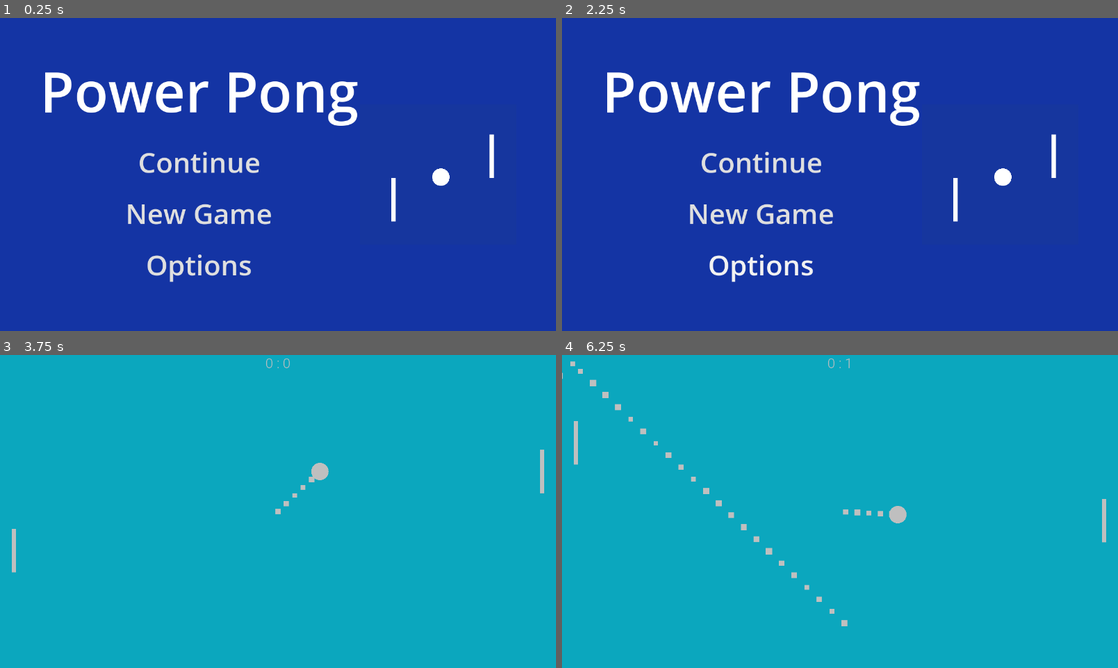
Above: before the commit, frames 1-4 (two rows, left to right).
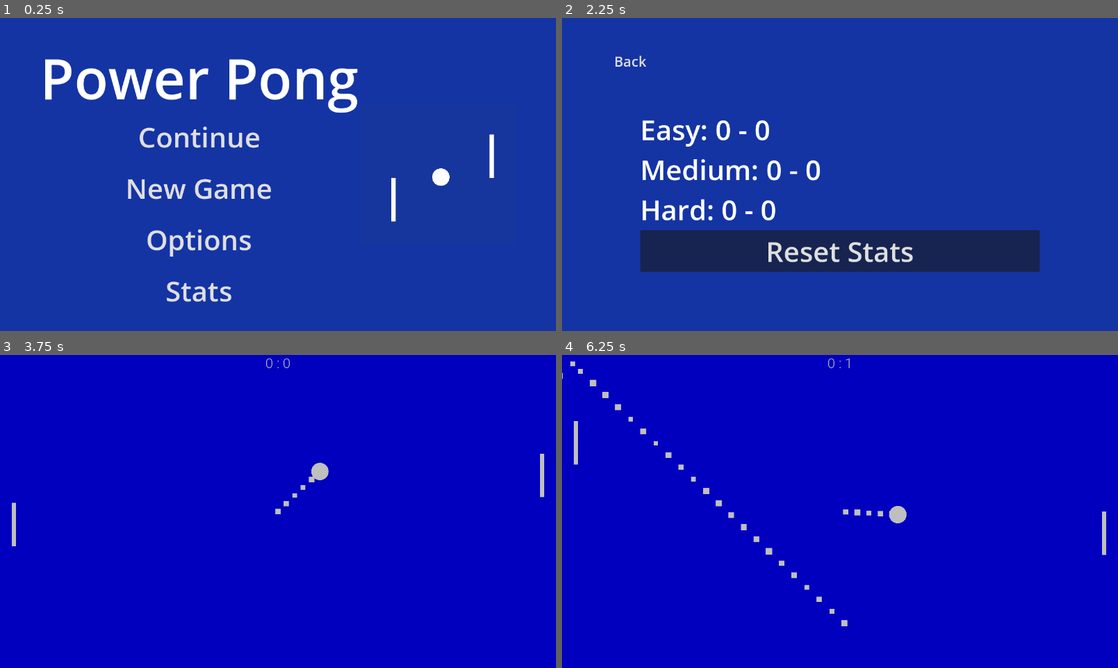
Above: after the commit, the same moments.

Repository: tjreed15/pong
Game: Godot game, scene res://scenes/menu/Menu.tscn
The game is run twice, just before and just after one commit, with the same random seed, the same clock (stepped at 60 frames per second) and the same inputs.
Inputs (mouse positions are in pixels of both pictures, inside the frame that each line leads up to):
- Up to frame 1 (0.25 s): no input
- Up to frame 2 (2.25 s): click "Options" at 0.5 s; click (628, 61) at 1.25 s, where only the run after the commit has a clickable "Back"; click (762, 290) at 2 s, where only the run after the commit has a clickable "Stats"
- Up to frame 3 (3.75 s): click (66, 398) at 2.75 s, where only the run after the commit has a clickable "Back"; click "New Game" at 3.5 s
- Up to frame 4 (6.25 s): move the mouse to (962, 495) at 4.27 s; hold Shift (rotate, bound only after the commit) 4.28-5.03 s; move the mouse to (728, 527) at 5.02 s; tap Shift (rotate, bound only after the commit) at 5.1 s; move the mouse to (895, 442) at 5.77 s; hold Shift (rotate, bound only after the commit) from 5.78 s (still down)

The runs differ from the first frame. In frame 1, 7.5% of the frame differs, in the area x 8-65%, y 13-91%; in frame 2, 16%; in frame 3, 100%, in the area x 0-100%, y 0-100%; in frame 4, 99%.

Commit message:
Added settings and stats

Diff:
--- a/godot/controllers/AIController.gd
+++ b/godot/controllers/AIController.gd
@@ -1,7 +1,7 @@
 class_name AIController extends Node
 
-@export var maxSpeed: float = 1000.0
-@export var deviations: float = 3 # Number of stdevs to fall on paddle
+@export var maxSpeed: float = 500 # 1000.0
+@export var deviations: float = 1 # 3 # Number of stdevs to fall on paddle
 @export var lingerSpeed: float = maxSpeed/2.0
 
 @onready var paddle: Paddle = self.get_parent()
--- a/godot/controllers/PlayerController.gd
+++ b/godot/controllers/PlayerController.gd
@@ -4,5 +4,10 @@
 @onready var paddle: Paddle = get_parent()
 
 func _physics_process(_delta: float) -> void:
-	var vel = Vector2(0, get_viewport().get_mouse_position().y - self.paddle.global_position.y)
-	self.paddle.move_and_collide(vel)
+	var pos = get_viewport().get_mouse_position()
+
+	if Input.is_action_pressed("rotate"):
+		self.paddle.look_at(pos)
+	else:
+		var vel = Vector2(0, pos.y - self.paddle.global_position.y)
+		self.paddle.move_and_collide(vel)
--- a/godot/core/Ball.gd
+++ b/godot/core/Ball.gd
@@ -18,15 +18,14 @@
 func _physics_process(delta: float) -> void:
 	var collisionInfo = self.move_and_collide(self.velocity * delta)
 	if collisionInfo:
-		self.velocity = self.__get_velocity_from_collision(collisionInfo)
+		self.set_direction(self.velocity.bounce(collisionInfo.get_normal()))
 		SignalBus.ball_collided.emit(self, collisionInfo.get_collider())
 
 func set_speed(speed: float) -> void:
 	self.velocity = self.velocity.normalized() * clampf(speed, MIN_SPEED, MAX_SPEED)
 
-func __get_velocity_from_collision(collisionInfo: KinematicCollision2D) -> Vector2:
-	var vel = self.velocity.bounce(collisionInfo.get_normal())
-	var normalized_vel = Vector2(abs(vel.x), vel.y).normalized()
+func set_direction(direction: Vector2) -> void:
+	var normalized_vel = Vector2(abs(direction.x), direction.y).normalized()
 	var angle = clamp(normalized_vel.angle(), -MAX_BOUNCE_ANGLE, MAX_BOUNCE_ANGLE)
 	var vel_dir = Vector2.RIGHT.rotated(angle)
-	return Vector2(vel_dir.x * sign(vel.x), vel_dir.y) * min(vel.length(), MAX_SPEED)
+	self.velocity = Vector2(vel_dir.x * sign(direction.x), vel_dir.y) * min(direction.length(), MAX_SPEED)
--- a/godot/core/Ball.tscn
+++ b/godot/core/Ball.tscn
@@ -19,7 +19,7 @@
 radius = 20.0
 height = 40.0
 
-[node name="Ball" type="CharacterBody2D" groups=["Balls"]]
+[node name="Ball" type="CharacterBody2D" groups=["Balls", "Persist"]]
 motion_mode = 1
 wall_min_slide_angle = 0.0
 script = ExtResource("1_ea8pi")
--- a/godot/core/Paddle.tscn
+++ b/godot/core/Paddle.tscn
@@ -5,7 +5,7 @@
 [sub_resource type="RectangleShape2D" id="RectangleShape2D_xfiet"]
 size = Vector2(10, 100)
 
-[node name="Paddle" type="CharacterBody2D" groups=["Paddles"]]
+[node name="Paddle" type="CharacterBody2D" groups=["Paddles", "Persist"]]
 script = ExtResource("1_m44k1")
 
 [node name="ColorRect" type="ColorRect" parent="."]
--- /dev/null
+++ b/godot/persistence/DataStore.gd
@@ -0,0 +1,26 @@
+extends Node
+
+@onready var gameStats: GameStats = GameStats.loadGameStats()
+@onready var globalSettings: GlobalSettings = GlobalSettings.loadSettings()
+
+
+func tallyGame(win: bool) -> Error:
+	var level = self.globalSettings.difficultyLevel
+	var count: WinLossCount = self.gameStats.winLossCount[level]
+	if win:
+		count.wins += 1
+	else:
+		count.losses += 1
+	return self.gameStats.saveGameStats()
+
+func reset_game_stats() -> Error:
+	self.gameStats = GameStats.new()
+	return self.gameStats.saveGameStats()
+
+func set_difficulty(level: Difficulty.Level) -> Error:
+	self.globalSettings.difficultyLevel = level
+	return self.globalSettings.saveSettings()
+
+func set_winning_score(score: int) -> Error:
+	self.globalSettings.winningScore = score
+	return self.globalSettings.saveSettings()
--- /dev/null
+++ b/godot/persistence/Difficulty.gd
@@ -0,0 +1,7 @@
+class_name Difficulty extends Object
+
+enum Level {
+	Easy,
+	Medium,
+	Hard,
+}
--- /dev/null
+++ b/godot/persistence/GameStats.gd
@@ -0,0 +1,20 @@
+class_name GameStats extends Resource
+
+const SAVE_FILE: String = "user://game_stats.res"
+
+@export var winLossCount: Dictionary = {
+	Difficulty.Level.Easy: WinLossCount.new(),
+	Difficulty.Level.Medium: WinLossCount.new(),
+	Difficulty.Level.Hard: WinLossCount.new(),
+}
+
+static func loadGameStats() -> GameStats:
+	if ResourceLoader.exists(SAVE_FILE):
+		var stats = ResourceLoader.load(SAVE_FILE)
+		print(stats)
+		if stats is GameStats:
+			return stats
+	return GameStats.new()
+
+func saveGameStats() -> Error:
+	return ResourceSaver.save(self, SAVE_FILE)
--- /dev/null
+++ b/godot/persistence/GlobalSettings.gd
@@ -0,0 +1,17 @@
+class_name GlobalSettings extends Resource
+
+const SAVE_FILE: String = "user://gloabl_settings.res"
+
+@export var difficultyLevel: Difficulty.Level = Difficulty.Level.Easy
+@export var winningScore: int = 7
+
+static func loadSettings() -> GlobalSettings:
+	if ResourceLoader.exists(SAVE_FILE):
+		var settings = ResourceLoader.load(SAVE_FILE)
+		print(settings)
+		if settings is GlobalSettings:
+			return settings
+	return GlobalSettings.new()
+
+func saveSettings() -> Error:
+	return ResourceSaver.save(self, SAVE_FILE)
--- /dev/null
+++ b/godot/persistence/WinLossCount.gd
@@ -0,0 +1,4 @@
+class_name WinLossCount extends Resource
+
+@export var wins = 0
+@export var losses = 0
--- a/godot/project.godot
+++ b/godot/project.godot
@@ -17,6 +17,7 @@
 [autoload]
 
 SignalBus="*res://utils/SignalBus.gd"
+DataStore="*res://persistence/DataStore.gd"
 
 [display]
 
@@ -31,6 +32,11 @@
 "events": [Object(InputEventKey,"resource_local_to_scene":false,"resource_name":"","device":-1,"window_id":0,"alt_press …(182 unchanged characters)…
 ]
 }
+rotate={
+"deadzone": 0.5,
+"events": [Object(InputEventKey,"resource_local_to_scene":false,"resource_name":"","device":-1,"window_id":0,"alt_pressed":false,"shift_pressed":false,"ctrl_pressed":false,"meta_pressed":false,"pressed":false,"keycode":0,"physical_keycode":4194325,"key_label":0,"unicode":0,"echo":false,"script":null)
+]
+}
 
 [physics]
 
--- a/godot/scenes/main/Main.gd
+++ b/godot/scenes/main/Main.gd
@@ -1,7 +1,5 @@
 extends Node
 
-
-const WINNING_SCORE = 7
 const SCORE_DELIMETER = " : "
 const END_GAME_TIME = 1.5
 
@@ -9,15 +7,19 @@
 @onready var ball: Ball = $Ball
 @onready var player1: Player = $Player1
 @onready var player2: Player = $Player2
+@onready var aiController: AIController = $Player2/Paddle/AIController
 @onready var server: Player = self.player1
 @onready var playerScores: Dictionary = {str(player1): 0, str(player2): 0}
 
 func _ready() -> void:
-	serve()
+	var difficulty = DataStore.globalSettings.difficultyLevel
+	self.aiController.maxSpeed = (difficulty+2) * 250
+	self.aiController.deviations = difficulty + 1
+	self.serve()
 
 func serve() -> void:
 	self.ball.position = Constants.SCREEN_CENTER
-	self.ball.velocity = self.server.get_normal().rotated(randf_range(-PI/4, PI/4))
+	self.ball.set_direction(self.server.get_normal().rotated(randf_range(-PI/4, PI/4)))
 	self.ball.set_speed(self.ball.initial_speed)
 
 func update_score(scorer: Player) -> int:
@@ -29,6 +31,7 @@
 	return self.playerScores[str(scorer)]
 
 func end_game(winner: Player) -> void:
+	DataStore.tallyGame(winner == self.player1)
 	self.scoreLabel.text += "\n" + winner.player_name + " wins!"
 	self.ball.queue_free()
 	var exploder = PlayerExploder.new()
@@ -36,12 +39,11 @@
 	await get_tree().create_timer(END_GAME_TIME).timeout
 	get_tree().change_scene_to_file("res://scenes/menu/Menu.tscn")
 
-
 func _on_player_scored_on(player: Player) -> void:
 	self.server = player
 	var scorer = self.__get_other_player(player)
 
-	if self.update_score(scorer) < WINNING_SCORE:
+	if self.update_score(scorer) < DataStore.globalSettings.winningScore:
 		self.serve()
 	else:
 		self.end_game(scorer)
--- a/godot/scenes/main/Main.tscn
+++ b/godot/scenes/main/Main.tscn
@@ -30,7 +30,7 @@
 anchor_bottom = 1.0
 grow_horizontal = 2
 grow_vertical = 2
-color = Color(0.0588235, 0.87451, 0.996078, 1)
+color = Color(0, 0, 0.996078, 1)
 
 [node name="ScoreLabel" type="Label" parent="."]
 anchors_preset = 10
@@ -104,7 +104,7 @@
 visible = false
 
 [node name="CanvasModulate" type="CanvasModulate" parent="."]
-color = Color(0.75, 0.75, 0.75, 1)
+color = Color(0.74902, 0.74902, 0.74902, 1)
 
 [connection signal="scored_on" from="Player1/Goal" to="." method="_on_player_scored_on"]
 [connection signal="scored_on" from="Player2/Goal" to="." method="_on_player_scored_on"]
--- a/godot/scenes/menu/Menu.gd
+++ b/godot/scenes/menu/Menu.gd
@@ -1,15 +1,21 @@
 extends ColorRect
 
-const MAIN_SCENE = preload("res://scenes/main/Main.tscn")
+const MAIN_SCENE = "res://scenes/main/Main.tscn"
+const STATS_SCENE = "res://scenes/menu/Stats.tscn"
+const SETTINGS_SCENE = "res://scenes/menu/Settings.tscn"
 
 
 func _on_continue_pressed() -> void:
-	get_tree().change_scene_to_packed(MAIN_SCENE)
+	print("continue")
 
 
 func _on_new_game_pressed() -> void:
-	get_tree().change_scene_to_packed(MAIN_SCENE)
+	get_tree().change_scene_to_file(MAIN_SCENE)
 
 
 func _on_options_pressed() -> void:
-	print("options")
+	get_tree().change_scene_to_file(SETTINGS_SCENE)
+
+
+func _on_stats_pressed() -> void:
+	get_tree().change_scene_to_file(STATS_SCENE)
--- a/godot/scenes/menu/Menu.tscn
+++ b/godot/scenes/menu/Menu.tscn
@@ -81,6 +81,16 @@
 theme_override_styles/focus = SubResource("StyleBoxEmpty_ly2w2")
 text = "Options"
 
+[node name="Stats" type="Button" parent="MarginContainer/HSplitContainer/VBoxContainer/MenuOptions"]
+layout_mode = 2
+theme_override_font_sizes/font_size = 64
+theme_override_styles/normal = SubResource("StyleBoxEmpty_ydys4")
+theme_override_styles/hover = SubResource("StyleBoxEmpty_ob3t1")
+theme_override_styles/pressed = SubResource("StyleBoxEmpty_abf7f")
+theme_override_styles/disabled = SubResource("StyleBoxEmpty_dsp4i")
+theme_override_styles/focus = SubResource("StyleBoxEmpty_ly2w2")
+text = "Stats"
+
 [node name="CenterContainer" type="CenterContainer" parent="MarginContainer/HSplitContainer"]
 layout_mode = 2
 size_flags_horizontal = 3
@@ -92,3 +102,4 @@
 [connection signal="pressed" from="MarginContainer/HSplitContainer/VBoxContainer/MenuOptions/Continue" to="." method="_on_continue_pressed"]
 [connection signal="pressed" from="MarginContainer/HSplitContainer/VBoxContainer/MenuOptions/New Game" to="." method="_on_new_game_pressed"]
 [connection signal="pressed" from="MarginContainer/HSplitContainer/VBoxContainer/MenuOptions/Options" to="." method="_on_options_pressed"]
+[connection signal="pressed" from="MarginContainer/HSplitContainer/VBoxContainer/MenuOptions/Stats" to="." method="_on_stats_pressed"]
--- /dev/null
+++ b/godot/scenes/menu/Settings.gd
@@ -0,0 +1,22 @@
+extends ColorRect
+
+const MENU_SCENE = "res://scenes/menu/Menu.tscn"
+
+@onready var difficultyList: ItemList = %DifficultyList
+@onready var winningScore: SpinBox = %WinningScore
+
+func _ready() -> void:
+	var settings = DataStore.globalSettings
+	self.difficultyList.select(settings.difficultyLevel)
+	self.winningScore.value = settings.winningScore
+
+func _on_back_button_pressed() -> void:
+	get_tree().change_scene_to_file(MENU_SCENE)
+
+
+func _on_difficulty_list_item_selected(index: int) -> void:
+	DataStore.set_difficulty(index)
+
+
+func _on_winning_score_value_changed(value: float) -> void:
+	DataStore.set_winning_score(value)
--- /dev/null
+++ b/godot/scenes/menu/Settings.tscn
@@ -0,0 +1,100 @@
+[gd_scene load_steps=7 format=3 uid="uid://cgmncgyu5lbm0"]
+
+[ext_resource type="Script" path="res://scenes/menu/Settings.gd" id="1_frl8x"]
+
+[sub_resource type="StyleBoxEmpty" id="StyleBoxEmpty_g85o5"]
+
+[sub_resource type="StyleBoxEmpty" id="StyleBoxEmpty_gcyet"]
+
+[sub_resource type="StyleBoxEmpty" id="StyleBoxEmpty_1olwg"]
+
+[sub_resource type="StyleBoxEmpty" id="StyleBoxEmpty_bun1c"]
+
+[sub_resource type="StyleBoxEmpty" id="StyleBoxEmpty_6h731"]
+
+[node name="Settings" type="ColorRect"]
+anchors_preset = 15
+anchor_right = 1.0
+anchor_bottom = 1.0
+grow_horizontal = 2
+grow_vertical = 2
+color = Color(0.0784314, 0.203922, 0.643137, 1)
+script = ExtResource("1_frl8x")
+
+[node name="MarginContainer" type="MarginContainer" parent="."]
+layout_mode = 1
+anchors_preset = 15
+anchor_right = 1.0
+anchor_bottom = 1.0
+grow_horizontal = 2
+grow_vertical = 2
+theme_override_constants/margin_left = 120
+theme_override_constants/margin_top = 80
+theme_override_constants/margin_right = 120
+theme_override_constants/margin_bottom = 80
+
+[node name="VBoxContainer" type="VBoxContainer" parent="MarginContainer"]
+layout_mode = 2
+
+[node name="MenuOptions" type="VBoxContainer" parent="MarginContainer/VBoxContainer"]
+layout_mode = 2
+size_flags_vertical = 3
+theme_override_constants/separation = 30
+
+[node name="BackContainer" type="HBoxContainer" parent="MarginContainer/VBoxContainer/MenuOptions"]
+layout_mode = 2
+
+[node name="BackButton" type="Button" parent="MarginContainer/VBoxContainer/MenuOptions/BackContainer"]
+layout_mode = 2
+theme_override_font_sizes/font_size = 32
+theme_override_styles/normal = SubResource("StyleBoxEmpty_g85o5")
+theme_override_styles/hover = SubResource("StyleBoxEmpty_gcyet")
+theme_override_styles/pressed = SubResource("StyleBoxEmpty_1olwg")
+theme_override_styles/disabled = SubResource("StyleBoxEmpty_bun1c")
+theme_override_styles/focus = SubResource("StyleBoxEmpty_6h731")
+text = "Back"
+
+[node name="MarginContainer" type="MarginContainer" parent="MarginContainer/VBoxContainer/MenuOptions"]
+layout_mode = 2
+theme_override_constants/margin_left = 60
+theme_override_constants/margin_top = 60
+theme_override_constants/margin_right = 60
+theme_override_constants/margin_bottom = 60
+
+[node name="VBoxContainer" type="VBoxContainer" parent="MarginContainer/VBoxContainer/MenuOptions/MarginContainer"]
+layout_mode = 2
+
+[node name="DifficultyContainer" type="HBoxContainer" parent="MarginContainer/VBoxContainer/MenuOptions/MarginContainer/VBoxContainer"]
+layout_mode = 2
+
+[node name="DifficultyLabel" type="Label" parent="MarginContainer/VBoxContainer/MenuOptions/MarginContainer/VBoxContainer/DifficultyContainer"]
+layout_mode = 2
+theme_override_font_sizes/font_size = 64
+text = "Difficulty"
+
+[node name="DifficultyList" type="ItemList" parent="MarginContainer/VBoxContainer/MenuOptions/MarginContainer/VBoxContainer/DifficultyContainer"]
+unique_name_in_owner = true
+layout_mode = 2
+size_flags_horizontal = 3
+allow_reselect = true
+item_count = 3
+item_0/text = "Easy"
+item_1/text = "Medium"
+item_2/text = "Hard"
+
+[node name="WinningScoreContainer2" type="HBoxContainer" parent="MarginContainer/VBoxContainer/MenuOptions/MarginContainer/VBoxContainer"]
+layout_mode = 2
+
+[node name="WinningScoreLabel" type="Label" parent="MarginContainer/VBoxContainer/MenuOptions/MarginContainer/VBoxContainer/WinningScoreContainer2"]
+layout_mode = 2
+theme_override_font_sizes/font_size = 64
+text = "Winning Score"
+
+[node name="WinningScore" type="SpinBox" parent="MarginContainer/VBoxContainer/MenuOptions/MarginContainer/VBoxContainer/WinningScoreContainer2"]
+unique_name_in_owner = true
+layout_mode = 2
+size_flags_horizontal = 3
+
+[connection signal="pressed" from="MarginContainer/VBoxContainer/MenuOptions/BackContainer/BackButton" to="." method="_on_back_button_pressed"]
+[connection signal="item_selected" from="MarginContainer/VBoxContainer/MenuOptions/MarginContainer/VBoxContainer/DifficultyContainer/DifficultyList" to="." method="_on_difficulty_list_item_selected"]
+[connection signal="value_changed" from="MarginContainer/VBoxContainer/MenuOptions/MarginContainer/VBoxContainer/WinningScoreContainer2/WinningScore" to="." method="_on_winning_score_value_changed"]
--- /dev/null
+++ b/godot/scenes/menu/Stats.gd
@@ -0,0 +1,29 @@
+extends ColorRect
+
+const SEPARATOR_STRING: String = " - "
+const MENU_SCENE = "res://scenes/menu/Menu.tscn"
+
+@onready var easyLabel: Label = %EasyLabel
+@onready var mediumLabel: Label = %MediumLabel
+@onready var hardLabel: Label = %HardLabel
+
+func _ready() -> void:
+	self.set_labels()
+
+func set_labels() -> void:
+	var winLossCounts = DataStore.gameStats.winLossCount
+	var easyWinLossCount: WinLossCount = winLossCounts[Difficulty.Level.Easy]
+	var mediumWinLossCount: WinLossCount = winLossCounts[Difficulty.Level.Medium]
+	var hardWinLossCount: WinLossCount = winLossCounts[Difficulty.Level.Hard]
+	self.easyLabel.text = "Easy: " + str(easyWinLossCount.wins) + SEPARATOR_STRING + str(easyWinLossCount.losses)
+	self.mediumLabel.text = "Medium: " + str(mediumWinLossCount.wins) + SEPARATOR_STRING + str(mediumWinLossCount.losses)
+	self.hardLabel.text = "Hard: " + str(hardWinLossCount.wins) + SEPARATOR_STRING + str(hardWinLossCount.losses)
+
+
+func _on_back_button_pressed() -> void:
+	get_tree().change_scene_to_file(MENU_SCENE)
+
+
+func _on_reset_button_pressed() -> void:
+	DataStore.reset_game_stats()
+	self.set_labels()
--- /dev/null
+++ b/godot/scenes/menu/Stats.tscn
@@ -0,0 +1,105 @@
+[gd_scene load_steps=8 format=3 uid="uid://bc565qpwg7iv4"]
+
+[ext_resource type="Script" path="res://scenes/menu/Stats.gd" id="1_yoa68"]
+
+[sub_resource type="StyleBoxEmpty" id="StyleBoxEmpty_udktx"]
+
+[sub_resource type="StyleBoxEmpty" id="StyleBoxEmpty_84dis"]
+
+[sub_resource type="StyleBoxEmpty" id="StyleBoxEmpty_51ta7"]
+
+[sub_resource type="StyleBoxEmpty" id="StyleBoxEmpty_n0o6j"]
+
+[sub_resource type="StyleBoxEmpty" id="StyleBoxEmpty_ew4bv"]
+
+[sub_resource type="StyleBoxEmpty" id="StyleBoxEmpty_80otw"]
+
+[node name="Stats" type="ColorRect"]
+anchors_preset = 15
+anchor_right = 1.0
+anchor_bottom = 1.0
+grow_horizontal = 2
+grow_vertical = 2
+color = Color(0.0784314, 0.203922, 0.643137, 1)
+script = ExtResource("1_yoa68")
+
+[node name="MarginContainer" type="MarginContainer" parent="."]
+layout_mode = 1
+anchors_preset = 15
+anchor_right = 1.0
+anchor_bottom = 1.0
+grow_horizontal = 2
+grow_vertical = 2
+theme_override_constants/margin_left = 120
+theme_override_constants/margin_top = 80
+theme_override_constants/margin_right = 120
+theme_override_constants/margin_bottom = 80
+
+[node name="VBoxContainer" type="VBoxContainer" parent="MarginContainer"]
+layout_mode = 2
+
+[node name="MenuOptions" type="VBoxContainer" parent="MarginContainer/VBoxContainer"]
+layout_mode = 2
+size_flags_vertical = 3
+theme_override_constants/separation = 30
+
+[node name="BackContainer" type="HBoxContainer" parent="MarginContainer/VBoxContainer/MenuOptions"]
+layout_mode = 2
+
+[node name="BackButton" type="Button" parent="MarginContainer/VBoxContainer/MenuOptions/BackContainer"]
+layout_mode = 2
+theme_override_font_sizes/font_size = 32
+theme_override_styles/normal = SubResource("StyleBoxEmpty_udktx")
+theme_override_styles/hover = SubResource("StyleBoxEmpty_84dis")
+theme_override_styles/pressed = SubResource("StyleBoxEmpty_51ta7")
+theme_override_styles/disabled = SubResource("StyleBoxEmpty_n0o6j")
+theme_override_styles/focus = SubResource("StyleBoxEmpty_ew4bv")
+text = "Back"
+
+[node name="MarginContainer" type="MarginContainer" parent="MarginContainer/VBoxContainer/MenuOptions"]
+layout_mode = 2
+theme_override_constants/margin_left = 60
+theme_override_constants/margin_top = 60
+theme_override_constants/margin_right = 60
+theme_override_constants/margin_bottom = 60
+
+[node name="VBoxContainer" type="VBoxContainer" parent="MarginContainer/VBoxContainer/MenuOptions/MarginContainer"]
+layout_mode = 2
+
+[node name="EasyContainer" type="HBoxContainer" parent="MarginContainer/VBoxContainer/MenuOptions/MarginContainer/VBoxContainer"]
+layout_mode = 2
+
+[node name="EasyLabel" type="Label" parent="MarginContainer/VBoxContainer/MenuOptions/MarginContainer/VBoxContainer/EasyContainer"]
+unique_name_in_owner = true
+layout_mode = 2
+theme_override_font_sizes/font_size = 64
+theme_override_styles/normal = SubResource("StyleBoxEmpty_80otw")
+text = "Easy"
+
+[node name="MediumContainer" type="HBoxContainer" parent="MarginContainer/VBoxContainer/MenuOptions/MarginContainer/VBoxContainer"]
+layout_mode = 2
+
+[node name="MediumLabel" type="Label" parent="MarginContainer/VBoxContainer/MenuOptions/MarginContainer/VBoxContainer/MediumContainer"]
+unique_name_in_owner = true
+layout_mode = 2
+theme_override_font_sizes/font_size = 64
+theme_override_styles/normal = SubResource("StyleBoxEmpty_80otw")
+text = "Medium"
+
+[node name="HardContainer" type="HBoxContainer" parent="MarginContainer/VBoxContainer/MenuOptions/MarginContainer/VBoxContainer"]
+layout_mode = 2
+
+[node name="HardLabel" type="Label" parent="MarginContainer/VBoxContainer/MenuOptions/MarginContainer/VBoxContainer/HardContainer"]
+unique_name_in_owner = true
+layout_mode = 2
+theme_override_font_sizes/font_size = 64
+theme_override_styles/normal = SubResource("StyleBoxEmpty_80otw")
+text = "Hard"
+
+[node name="ResetButton" type="Button" parent="MarginContainer/VBoxContainer/MenuOptions/MarginContainer/VBoxContainer"]
+layout_mode = 2
+theme_override_font_sizes/font_size = 64
+text = "Reset Stats"
+
+[connection signal="pressed" from="MarginContainer/VBoxContainer/MenuOptions/BackContainer/BackButton" to="." method="_on_back_button_pressed"]
+[connection signal="pressed" from="MarginContainer/VBoxContainer/MenuOptions/MarginContainer/VBoxContainer/ResetButton" to="." method="_on_reset_button_pressed"]
